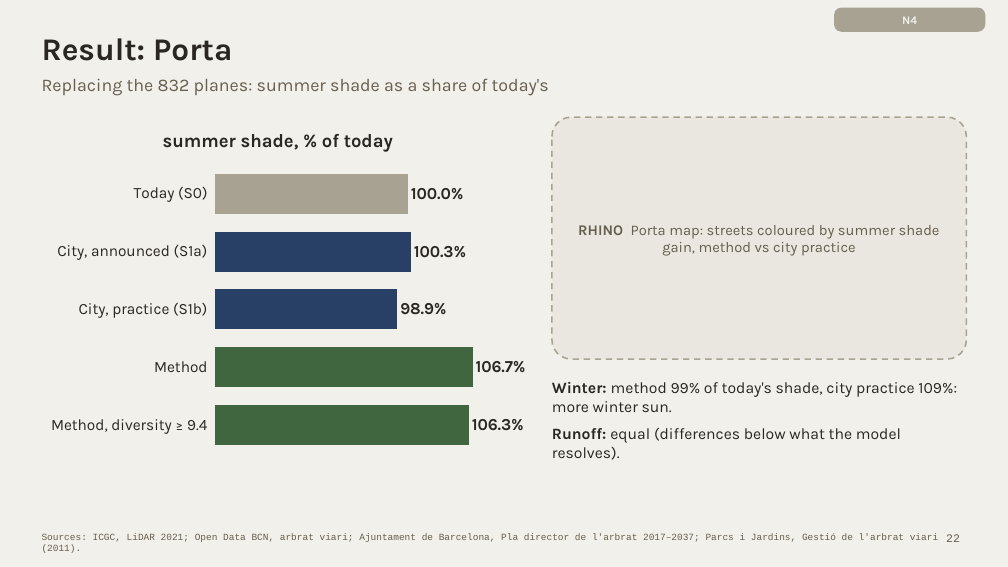
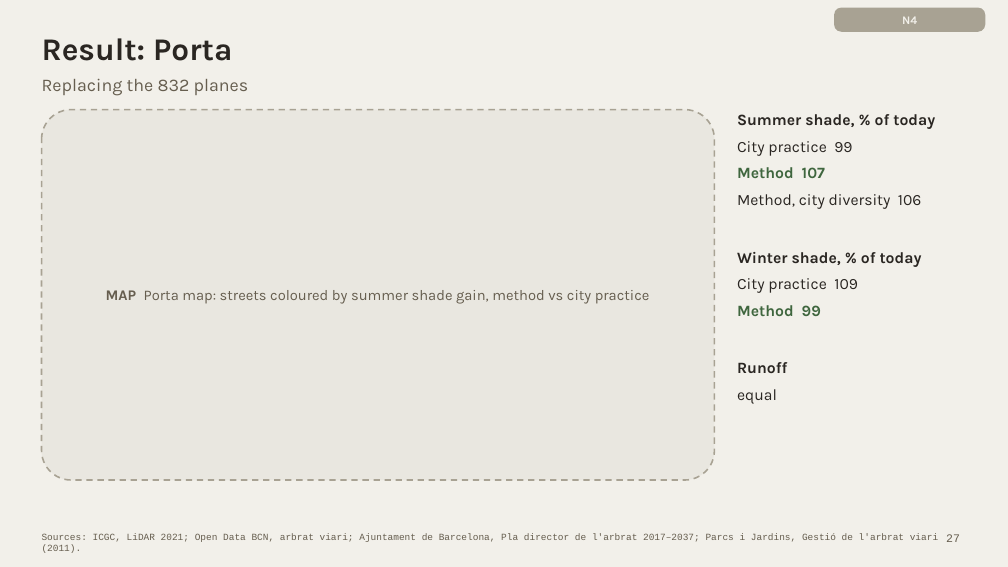
Before and after one commit to giofox96/shade-and-sponge, a slide deck: slide 27 of slides/final/shade_and_sponge_final_new.pptx (slide 22 before the commit). Drawn at 1008x567 pixels with LibreOffice and Linux fonts; fonts in the diff are those of the drawing. Boxes give left, top, right and bottom in pixels: in the first picture for what was removed or moved away, otherwise in the second. Text is boxed around its words. In the diff, an @@ line names an element or a change of style, - is before the commit and + after.

```diff
--- a/slides/final/shade_and_sponge_final_new.pptx
+++ b/slides/final/shade_and_sponge_final_new.pptx
@@ text at [42,79,249,96]: text changed @@
-Replacing the 832 planes: summer shade as a share of today's
+Replacing the 832 planes
@@ bar chart removed at [42,113,526,461] @@
-title "summer shade, % of today"
-categories: Today (S0), City, announced (S1a), City, practice (S1b), Method, Method, diversity ≥ 9.4
-summer shade, % of today: 100, 100.3, 98.9, 106.7, 106.3
@@ rounded rectangle added at [42,110,715,480], fill #E9E7E0, outline #A8A293 1.5 pt dashed @@
@@ rounded rectangle removed at [552,117,966,359] @@
@@ text added at [737,114,935,404], 15 pt, text #2A2622, bold @@
+Summer shade, % of today
+City practice 99
+Method 107
+Method, city diversity 106
+Winter shade, % of today
+City practice 109
+Method 99
+Runoff
+equal
@@ text at [106,290,650,304]: text changed @@
-RHINO Porta map: streets coloured by summer shade gain, method vs city practice
+MAP Porta map: streets coloured by summer shade gain, method vs city practice
@@ text removed at [552,382,957,460] @@
-Winter: method 99% of today's shade, city practice 109%: more winter sun.
-Runoff: equal (differences below what the model resolves).
@@ page number at [946,534,960,542]: text changed @@
-22
+27
```
Also in this commit, not shown: 9 other slides changed, 5 slides added, 9 slides removed, 1 other file.
